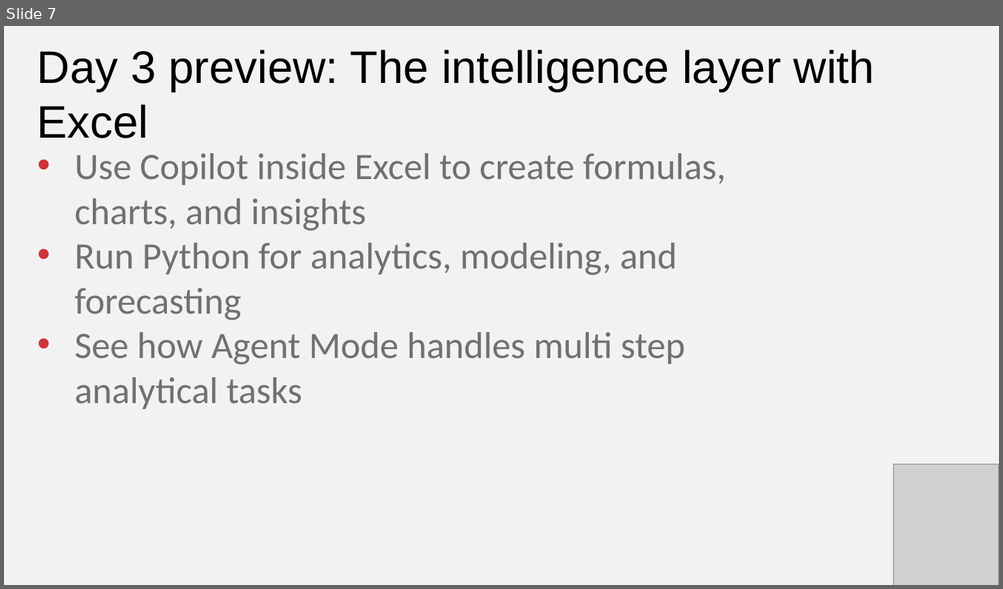
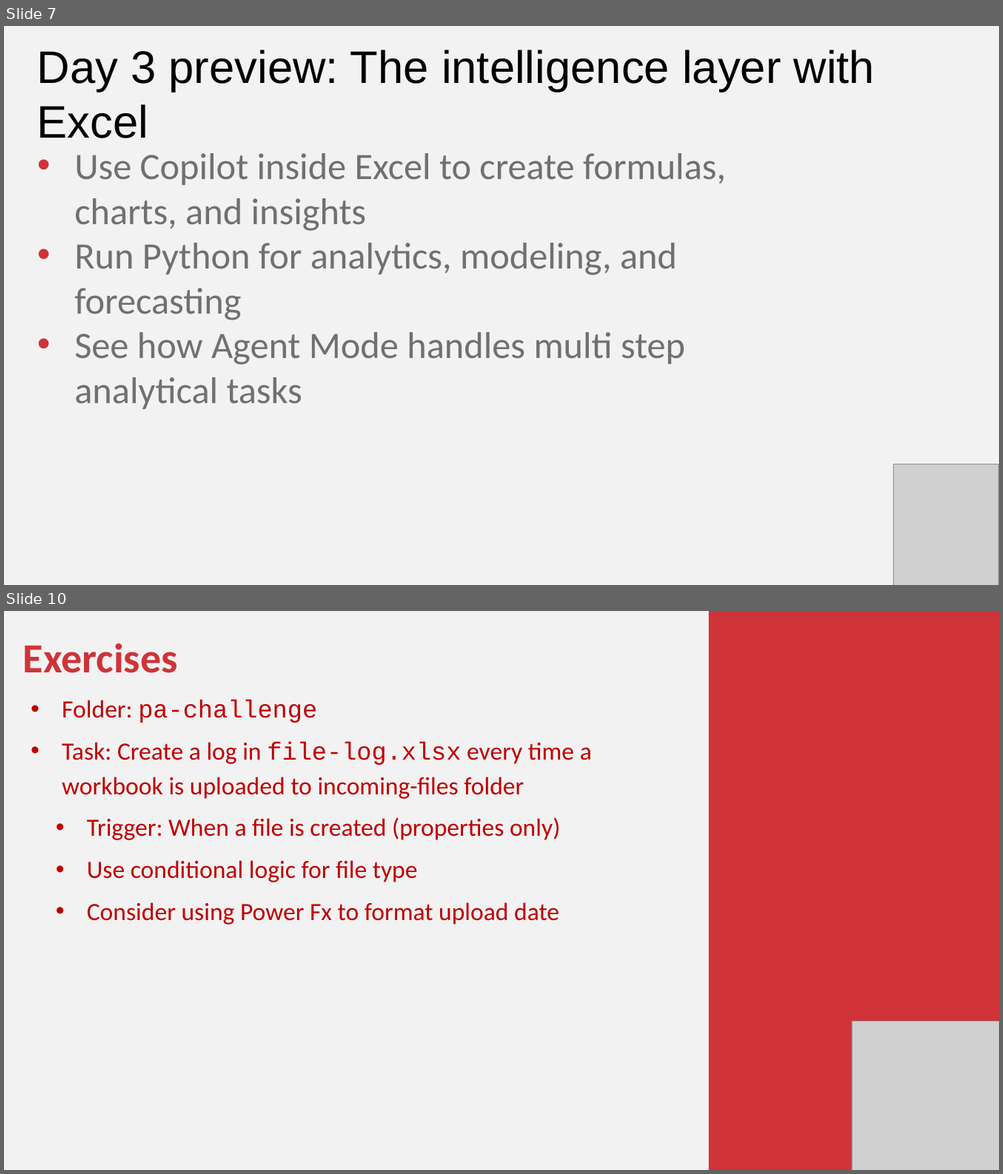
Before and after one commit to stringfestdata/ai-for-excel-in-a-week, a slide deck: day-4-office-scripts-power-automate/day-4-office-scripts-power-automate.pptx. Shown one above the other, each under a label of ours: slide 7 before the commit, slides 7 and 10 after it; the slides between them are not shown. The pictures are 1003x589 and 1003x1174 pixels, drawn with LibreOffice and Linux fonts; fonts in the diff are those of the drawing; grey boxes stand for pictures. Boxes give left, top, right and bottom in pixels: in the first picture for what was removed or moved away, otherwise in the second. Text is boxed around its words. In the diff, an @@ line names an element or a change of style, - is before the commit and + after.

```diff
--- a/day-4-office-scripts-power-automate/day-4-office-scripts-power-automate.pptx
+++ b/day-4-office-scripts-power-automate/day-4-office-scripts-power-automate.pptx
@@ slide 10 added at (4,611,999,1170), background #F2F2F2 @@
@@ rectangle added at (708,611,999,1170), fill #CF3338 @@
@@ text added at (23,643,592,925), 36 pt, text #C00000 @@
+Exercises
+• Folder: pa-challenge
+• Task: Create a log in file-log.xlsx every time a workbook is uploaded to incoming-files folder
+  • Trigger: When a file is created (properties only)
+  • Use conditional logic for file type
+  • Consider using Power Fx to format upload date
@@ picture added at (851,1021,999,1170) @@
```
Also in this commit, not shown: 2 slides changed, 3 other slides added, 1 slide removed, 26 other files.
